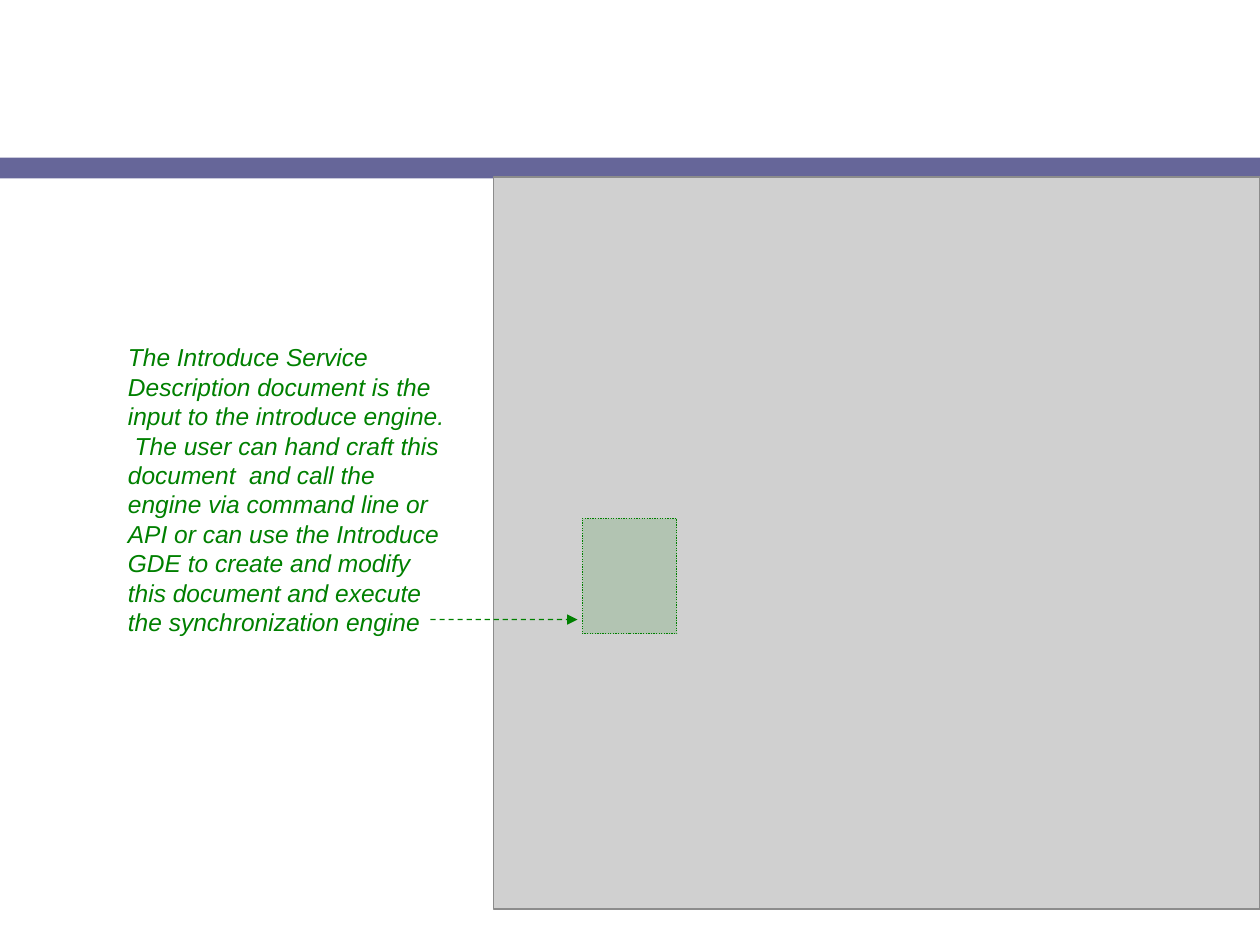
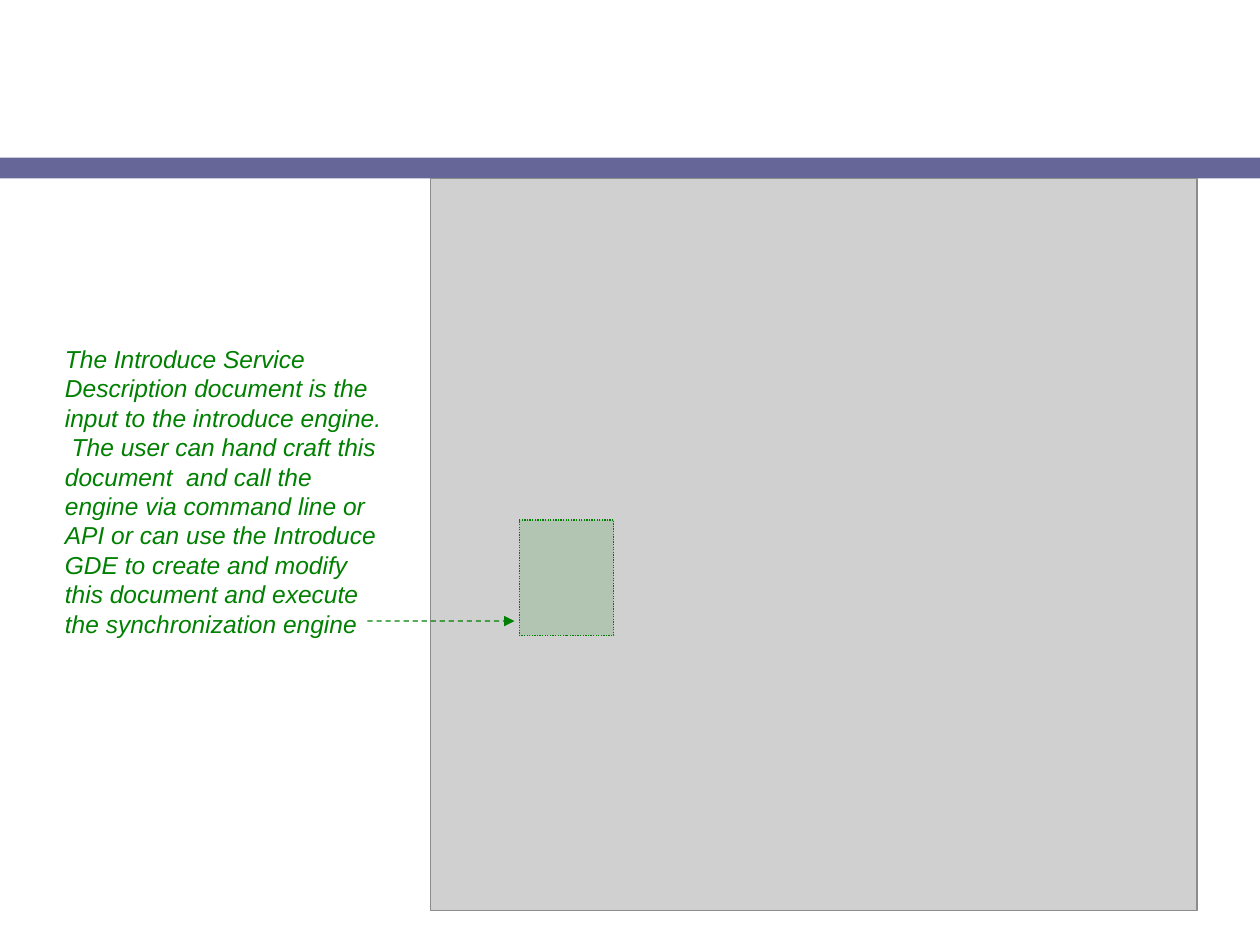
Before and after one commit to NCIP/cagrid-docs, a slide deck: slide 19 of presentations/introduce/Introduce-1.1-OGF-21-globus-software-providers.ppt (slide 18 before the commit). Drawn at 1260x945 pixels with LibreOffice and Linux fonts; fonts in the diff are those of the drawing; grey boxes stand for pictures; background and template pictures are left out. Boxes give left, top, right and bottom in pixels: in the first picture for what was removed or moved away, otherwise in the second. Text is boxed around its words. In the diff, an @@ line names an element or a change of style, - is before the commit and + after.

```diff
--- a/presentations/introduce/Introduce-1.1-OGF-21-globus-software-providers.ppt
+++ b/presentations/introduce/Introduce-1.1-OGF-21-globus-software-providers.ppt
@@ picture: place and size @@
-picture at <box>494,176,1260,908</box>
+picture at <box>431,179,1197,911</box>
@@ 1 text, 1 arrow, 1 rectangle: place and size @@
-1 text, 1 arrow, 1 rectangle at <box>128,348,677,636</box>
+1 text, 1 arrow, 1 rectangle at <box>65,350,614,638</box>
```
Also in this commit, not shown: 3 other slides changed, 3 slides added, 3 slides removed.
